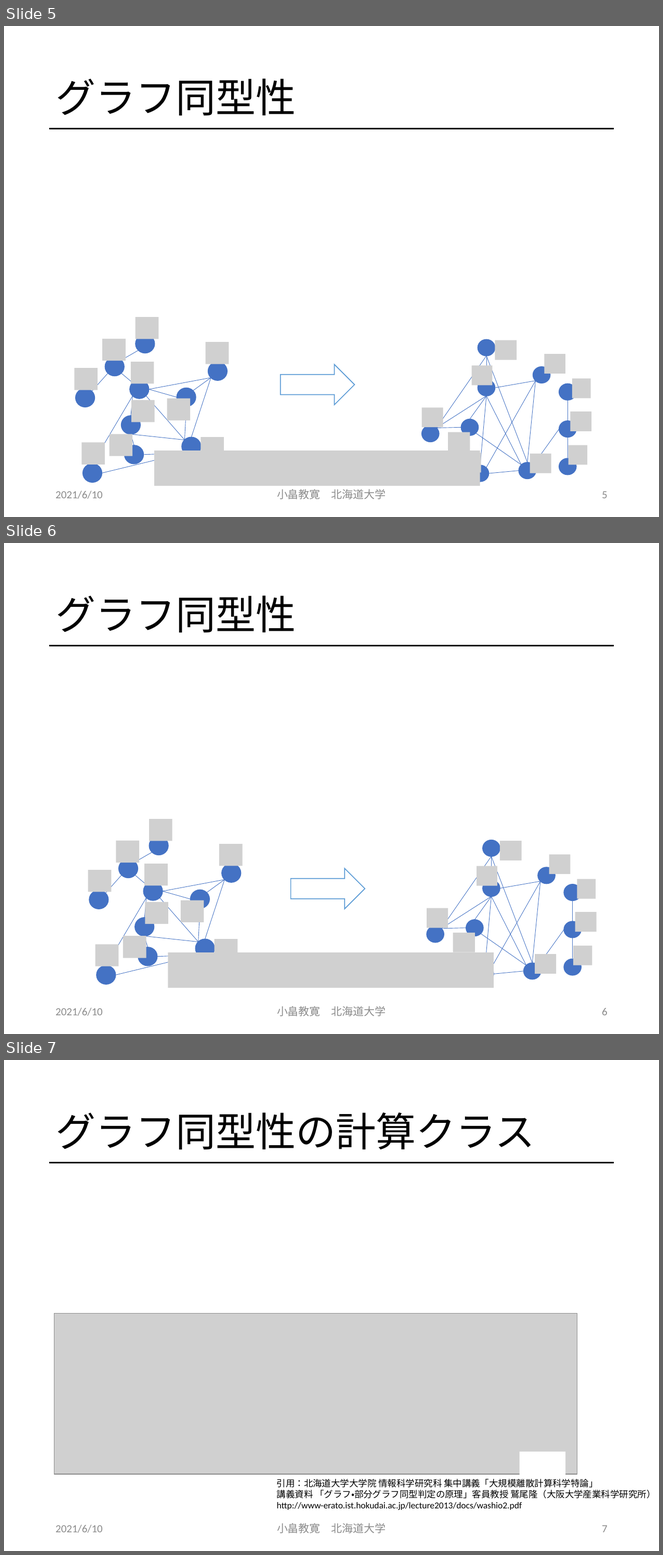
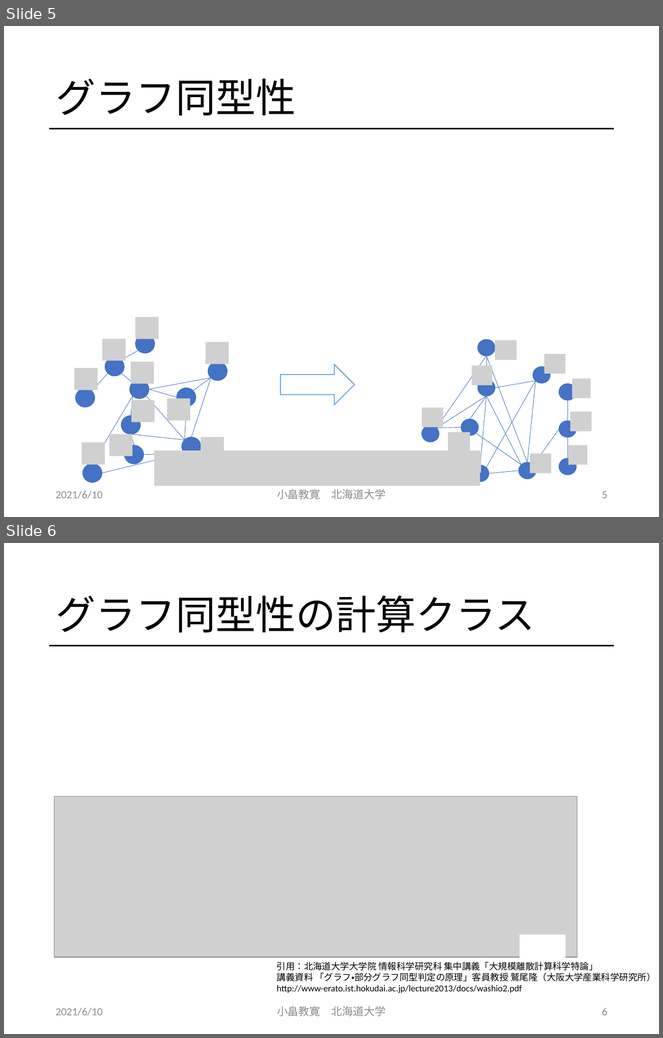
Before and after one commit to obatakyoukan/isomorphism, a slide deck: Isomorphism.pptx. Shown one above the other, each under a label of ours: slides 5, 6 and 7 before the commit, slides 5 and 6 after it. The pictures are 663x1555 and 663x1038 pixels, drawn with LibreOffice and Linux fonts; fonts in the diff are those of the drawing; grey boxes stand for pictures. Boxes give left, top, right and bottom in pixels: in the first picture for what was removed or moved away, otherwise in the second. Text is boxed around its words. In the diff, an @@ line names an element or a change of style, - is before the commit and + after.

```diff
--- a/Isomorphism.pptx
+++ b/Isomorphism.pptx
@@ slide 6 removed at (4, 543, 659, 1034), background #FFFFFF; not listed: 1 template element that a slide beside it also shows @@
@@ title removed at (55, 596, 296, 633) @@
-グラフ同型性
@@ group removed at (88, 819, 243, 984): 15 lines, 10 ellipses, 10 pictures @@
@@ right arrow removed at (291, 869, 365, 909) @@
@@ line removed from (491, 897) to (475, 919) @@
@@ group removed at (427, 840, 596, 982): 15 lines, 10 ellipses, 9 pictures @@
@@ picture removed at (168, 953, 493, 988) @@
@@ text removed at (55, 1008, 103, 1016) @@
-2021/6/10
@@ text removed at (277, 1006, 386, 1017) @@
-小畠教寛 北海道大学
@@ page number removed at (602, 1008, 608, 1016) @@
-6
@@ what was slide 7 is now slide 6 @@
@@ page number at (602, 1008, 608, 1016): text changed @@
-7
+6
```
Also in this commit, not shown: 5 slides changed, 1 slide added, 1 other slide removed.
